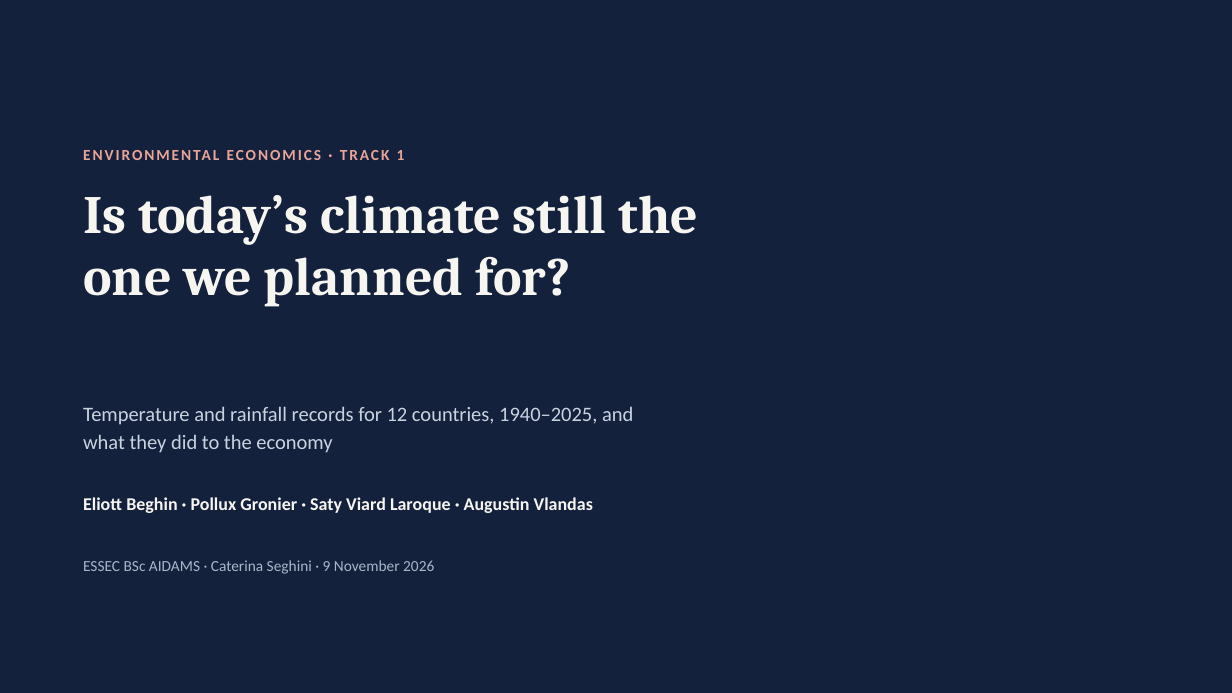
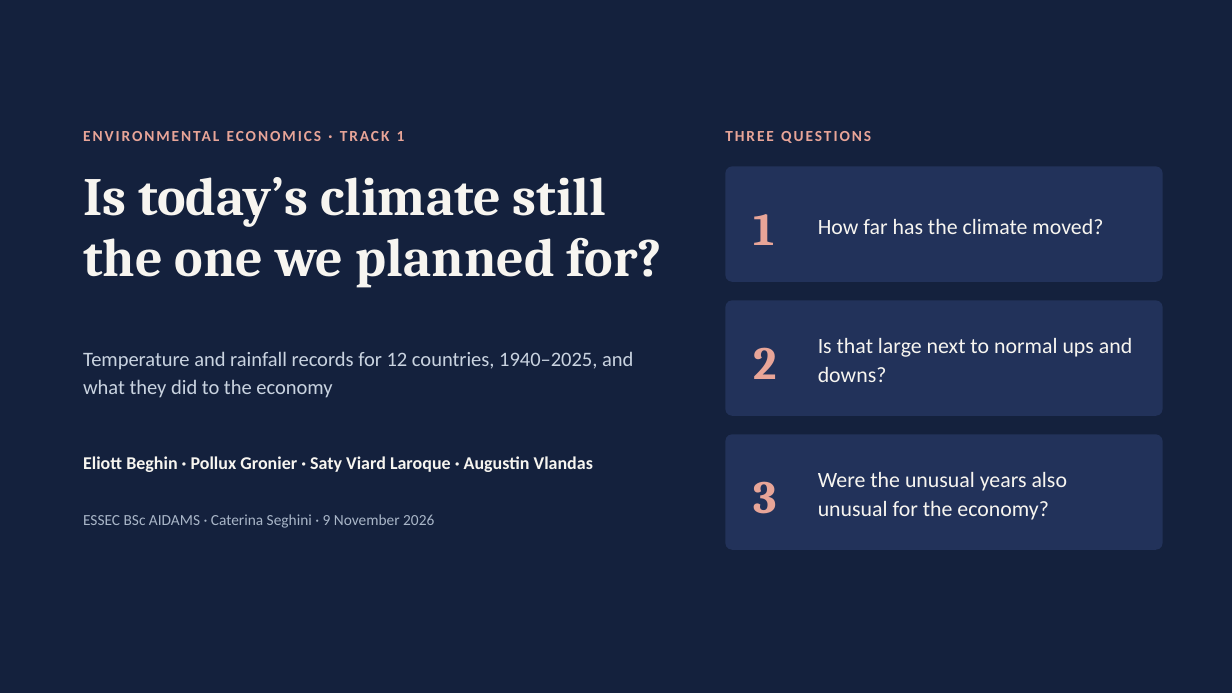
Before and after one commit to Polluxgnr/Environemental-economics-, a slide deck: slide 1 of presentation/Track1_presentation.pptx. Drawn at 1232x693 pixels with LibreOffice and Linux fonts; fonts in the diff are those of the drawing; background and template pictures are left out. Boxes give left, top, right and bottom in pixels: in the first picture for what was removed or moved away, otherwise in the second. Text is boxed around its words. In the diff, an @@ line names an element or a change of style, - is before the commit and + after.

```diff
--- a/presentation/Track1_presentation.pptx
+++ b/presentation/Track1_presentation.pptx
@@ rectangle removed at (0, 0, 719, 693) @@
@@ text "ENVIRONMENTAL ECONOMICS · TRACK 1": place and size @@
-text "ENVIRONMENTAL ECONOMICS · TRACK 1" at (397, 150, 405, 160)
+text "ENVIRONMENTAL ECONOMICS · TRACK 1" at (397, 131, 405, 141)
@@ text added at (725, 131, 871, 143), 12 pt, text #E8A598, bold @@
+THREE QUESTIONS
@@ text "Is today’s climate still the ..." rewrapped from (83, 195, 698, 307) to (83, 177, 662, 288) @@
@@ rounded rectangle added at (726, 166, 1163, 282), fill #22325A @@
@@ text added at (753, 214, 774, 245), 36 pt, text #E8A598, bold @@
+1
@@ text added at (818, 219, 1103, 234), 17 pt, text #F7F5F0 @@
+How far has the climate moved?
@@ rounded rectangle added at (726, 300, 1163, 416), fill #22325A @@
@@ text "Temperature and rainfall records for ...": place and size @@
-text "Temperature and rainfall records for ..." at (83, 406, 633, 453)
+text "Temperature and rainfall records for ..." at (83, 351, 633, 398)
@@ text added at (753, 347, 776, 379), 36 pt, text #E8A598, bold @@
+2
@@ text added at (818, 338, 1132, 382), 17 pt, text #F7F5F0 @@
+Is that large next to normal ups and downs?
@@ text "Eliott Beghin · Pollux Gronier ...": place and size @@
-text "Eliott Beghin · Pollux Gronier ..." at (83, 497, 593, 513)
+text "Eliott Beghin · Pollux Gronier ..." at (83, 456, 593, 472)
@@ rounded rectangle added at (726, 434, 1163, 550), fill #22325A @@
@@ text added at (818, 472, 1068, 520), 17 pt, text #F7F5F0 @@
+Were the unusual years also unusual for the economy?
@@ text "ESSEC BSc AIDAMS · Caterina ...": place and size @@
-text "ESSEC BSc AIDAMS · Caterina ..." at (83, 560, 434, 574)
+text "ESSEC BSc AIDAMS · Caterina ..." at (83, 514, 434, 528)
@@ text added at (753, 481, 776, 514), 36 pt, text #E8A598, bold @@
+3
```
Also in this commit, not shown: 8 other slides changed, 8 other files.
